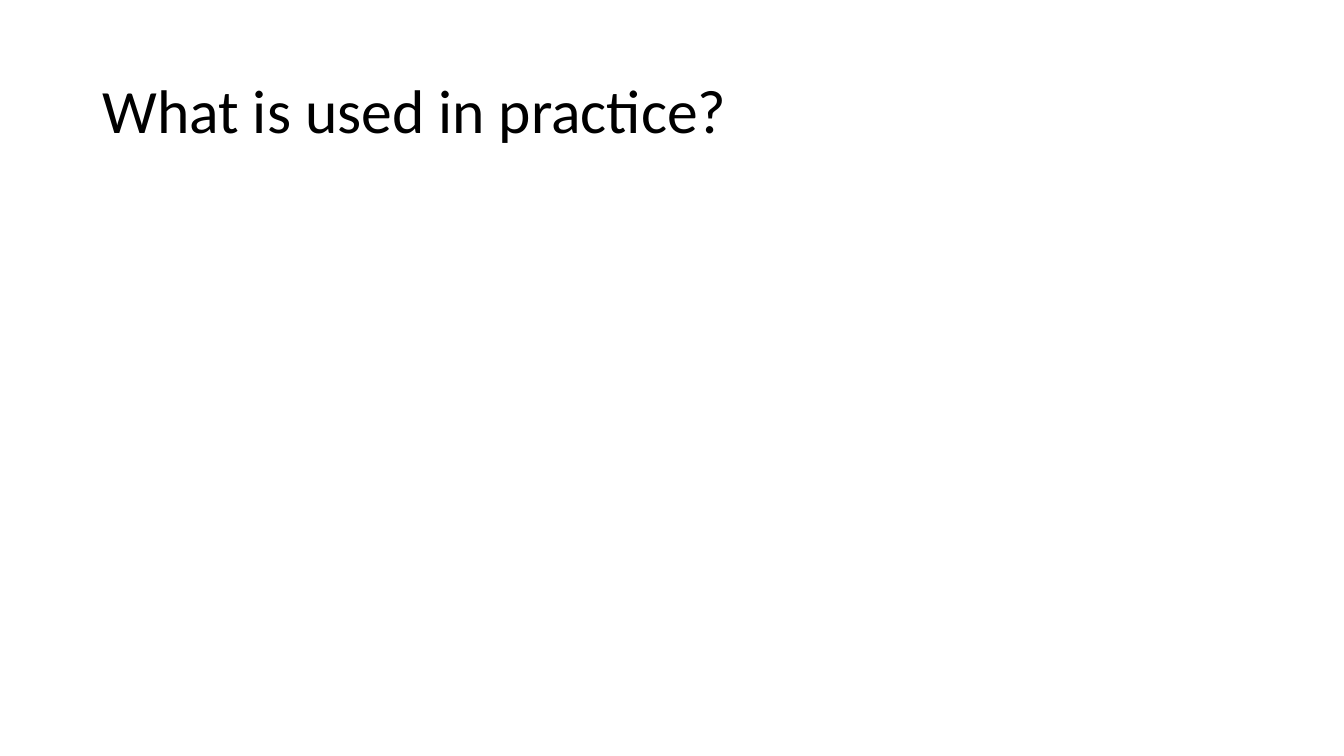
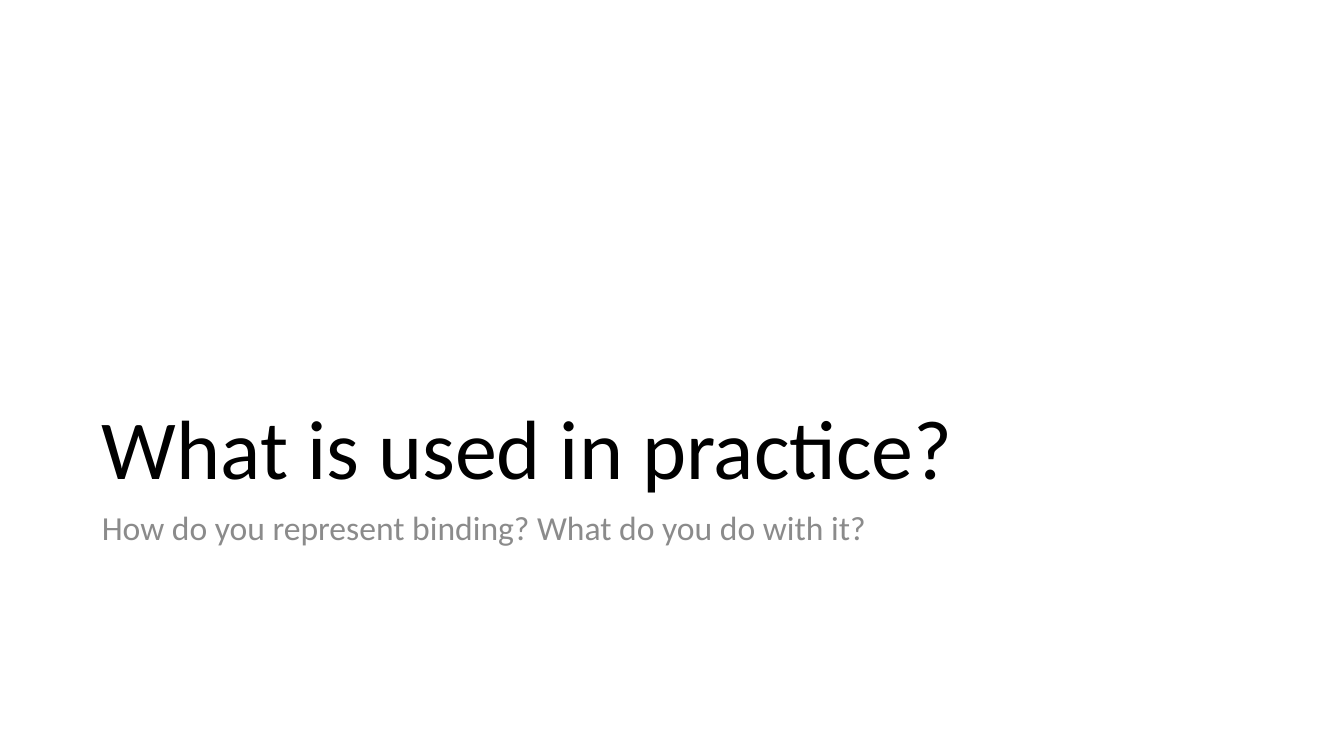
Before and after one commit to sweirich/lambda-n-ways, a slide deck: slide 18 of doc/wits-discussion.pptx (slide 12 before the commit). Drawn at 1344x756 pixels with LibreOffice and Linux fonts; fonts in the diff are those of the drawing. Boxes give left, top, right and bottom in pixels: in the first picture for what was removed or moved away, otherwise in the second. Text is boxed around its words. In the diff, an @@ line names an element or a change of style, - is before the commit and + after.

```diff
--- a/doc/wits-discussion.pptx
+++ b/doc/wits-discussion.pptx
@@ title "What is used in practice?": place and size @@
-title "What is used in practice?" at box(102, 90, 726, 143)
+title "What is used in practice?" at box(102, 420, 952, 493)
@@ title "What is used in practice?" at box(102, 420, 952, 493): size 44 to 60 pt; vertical alignment middle to bottom @@
@@ text added at box(102, 516, 865, 546), 24 pt, text #8C8C8C @@
+How do you represent binding? What do you do with it?
```
Also in this commit, not shown: 4 other slides changed, 14 slides added, 5 slides removed, 3 other files.
